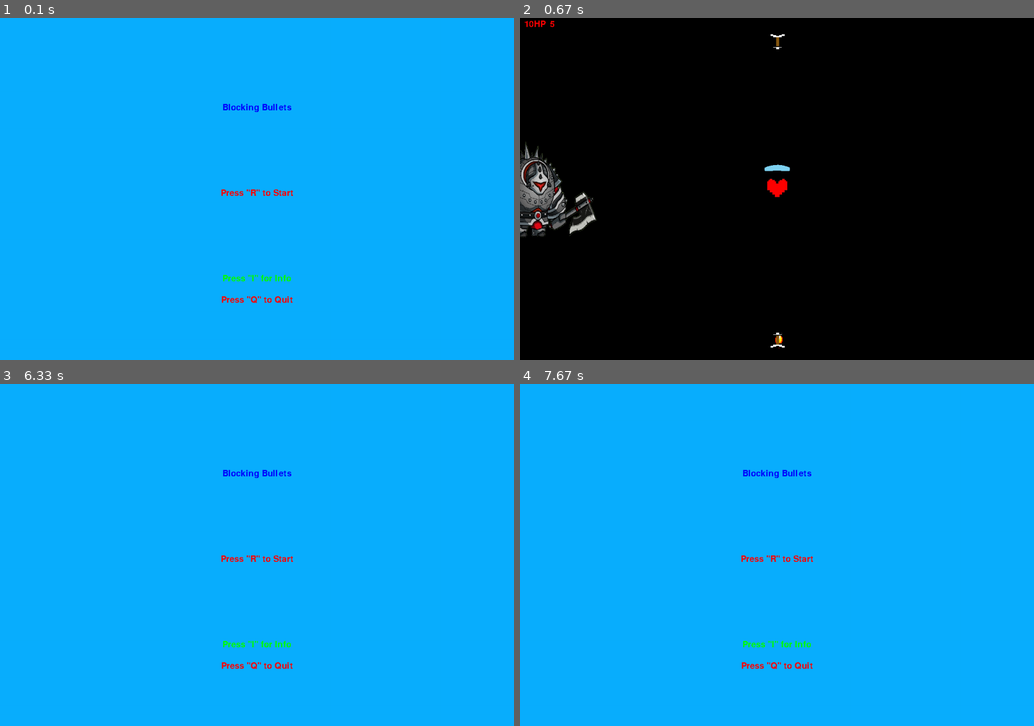
Above: before the commit, frames 1-4 (two rows, left to right).
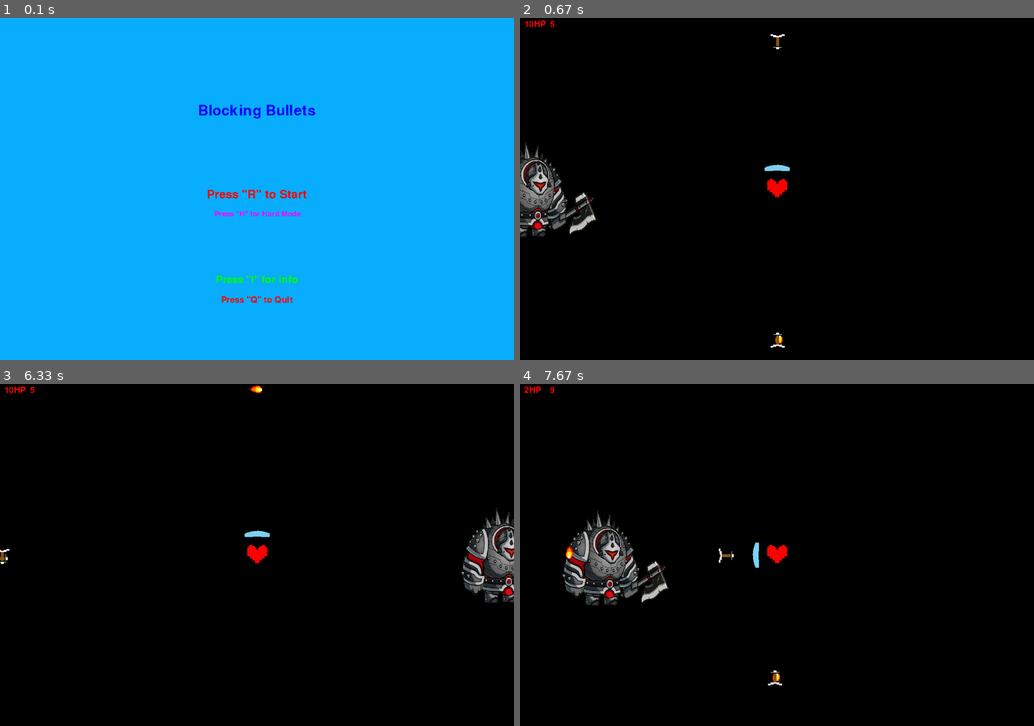
Above: after the commit, the same moments.

Repository: Jonserino/PyGame-Bullet-Hell
Game: pygame game, started from Main2.py
Two runs of this game, one before a commit and one after it. Both use one fixed random seed, a clock stepped at 60 frames per second and the inputs below.
Inputs:
- Up to frame 1 (0.1 s): no input
- Up to frame 2 (0.67 s): hold R from 0.33 s (still down)
- Up to frame 3 (6.33 s): release R at 0.8 s; hold Right 0.83-1.3 s; hold Up 1.33-1.63 s; hold Right 1.67-2.13 s; hold Left 2.17-2.7 s; hold Down 2.73-3.03 s; hold Left 3.07-3.47 s; hold Up 3.5-3.87 s; hold Right 3.9-4.53 s; hold Down 4.57-4.93 s; hold Left 4.97-5.43 s; tap F at 5.97 s; hold H from 6.3 s (still down)
- Up to frame 4 (7.67 s): release H at 6.6 s; hold Right 6.97-7.43 s; hold Left from 7.47 s (still down)

The runs differ from the first frame. In frame 1, 1.1% of the frame differs, in the area x 38-62%, y 25-78%; in frame 2, nothing differs; in frame 3, 100%, in the area x 0-100%, y 0-100%; in frame 4, 100%.

Commit message:
Firewall Animation
Trying to make an animated firewall for the game over screen. Not working as of yet.

Diff:
--- a/Main2.py
+++ b/Main2.py
@@ -11,6 +11,7 @@
 gray = (127.5, 127.5, 127.5)
 light_gray = (175, 175, 175)
 red = (255, 0, 0)
+purple = (255, 0, 255)
 green = (0, 255, 0)
 blue = (0, 0, 255)
 light_blue = (10, 175, 255)
@@ -21,7 +22,12 @@
         pg.init()
 
 
+        self.comic_sans25 = pg.font.SysFont("Comic Sams MS", 25)
         self.comic_sans30 = pg.font.SysFont("Comic Sams MS", 30)
+        self.comic_sans35 = pg.font.SysFont("Comic Sams MS", 35)
+        self.comic_sans40 = pg.font.SysFont("Comic Sams MS", 40)
+        self.comic_sans45 = pg.font.SysFont("Comic Sams MS", 45)
+        self.comic_sans50 = pg.font.SysFont("Comic Sams MS", 50)
 
         self.screen = pg.display.set_mode((width, height), pg.FULLSCREEN)
         self.clock = pg.time.Clock()
@@ -32,9 +38,15 @@
 
     def new(self):
         self.all_sprites = pg.sprite.Group()
+        self.moving_sprites = pg.sprite.Group()
+
         self.enemies = pg.sprite.Group()
+        self.arrows = pg.sprite.Group()
         self.fireballs = pg.sprite.Group()
-        self.arrows = pg.sprite.Group()
+
+        self.firewall = pg.sprite.Group()
+        self.all_sprites.add(self.firewall)
+        self.moving_sprites.add(self.firewall)
 
         self.my_player = Player()
         self.all_sprites.add(self.my_player)
@@ -49,6 +61,34 @@
 
 
         self.run()
+
+    def newhard(self):
+        self.all_sprites = pg.sprite.Group()
+
+        self.moving_sprites = pg.sprite.Group()
+        self.firewall1 = Firewall(self, 600, 800)
+        self.firewall2 = Firewall(self, 0, 800)
+        self.firewall3 = Firewall(self, 1200, 800)
+        self.moving_sprites.add(self.firewall1, self.firewall2, self.firewall3)
+
+        self.enemies = pg.sprite.Group()
+        self.arrows = pg.sprite.Group()
+        self.fireballs = pg.sprite.Group()
+        self.firewalls = pg.sprite.Group()
+
+        self.my_player = Player()
+        self.all_sprites.add(self.my_player)
+
+        self.my_shield = Shield(self.my_player)
+        self.all_sprites.add(self.my_shield)
+
+        self.difficulty = 6
+        self.difficulty_amount = 20
+        self.increase_difficulty = False
+        self.points = 0
+
+
+        self.runhard()
 
     def run(self):
         self.playing = True
@@ -59,6 +99,16 @@
             self.draw()
 
         self.new()
+
+    def runhard(self):
+        self.playing = True
+        while self.playing: # Game Loop
+            self.clock.tick(fps)
+            self.events()
+            self.update()
+            self.draw()
+
+        self.newhard()
 
     def events(self):
         for event in pg.event.get():
@@ -159,6 +209,9 @@
                 if event.type == pg.KEYDOWN:
                     if event.key == pg.K_r:
                         self.new()
+                if event.type == pg.KEYDOWN:
+                    if event.key == pg.K_h:
+                        self.newhard()
 
                 if event.type == pg.KEYDOWN:
                     if event.key == pg.K_i:
@@ -167,21 +220,23 @@
             self.screen.fill(light_blue)
 
 
-            self.text_title = self.comic_sans30.render('Blocking Bullets', False, blue)
-            self.text_start = self.comic_sans30.render('Press "R" to Start', False, red)
-            self.text_info = self.comic_sans30.render('Press "I" for Info', False, green)
+            self.text_title = self.comic_sans50.render('Blocking Bullets', False, blue)
+            self.text_start = self.comic_sans40.render('Press "R" to Start', False, red)
+            self.text_hard = self.comic_sans25.render('Press "H" for Hard Mode', False, purple)
+            self.text_info = self.comic_sans35.render('Press "I" for Info', False, green)
             self.text_quit = self.comic_sans30.render('Press "Q" to Quit', False, red)
 
             self.screen.blit(self.text_title, ((width/2) - (self.text_title.get_width()/2), 200))
             self.screen.blit(self.text_start, ((width/2) - (self.text_start.get_width()/2), 400))
+            self.screen.blit(self.text_hard, ((width/2) - (self.text_quit.get_width()/1.70), 450))
             self.screen.blit(self.text_info, ((width/2) - (self.text_info.get_width()/2), 600))
             self.screen.blit(self.text_quit, ((width/2) - (self.text_quit.get_width()/2), 650))
 
             pg.display.update()
 
     def info(self):
-        self.info = True
-        while self.info:
+        self.information = True
+        while self.information:
             self.clock.tick(0)
 
             for event in pg.event.get():
@@ -201,7 +256,7 @@
 
             self.screen.fill(dark_green)
 
-            self.text_info = self.comic_sans30.render('Info:', False, green)
+            self.text_info = self.comic_sans40.render('Info:', False, green)
             self.text_controls = self.comic_sans30.render('Controls:', False, green)
             self.text_arrows = self.comic_sans30.render('"Arrow Keys to move the Shield"', False, green)
             self.text_goal = self.comic_sans30.render('Goal:', False, green)
@@ -219,9 +274,6 @@
 
             pg.display.update()
 
-
-
-
     def game_over(self):
         self.gameover = True
         while self.gameover:
@@ -245,6 +297,9 @@
 
             self.screen.fill(black)
 
+            self.moving_sprites.draw(self.screen)
+            self.moving_sprites.update()
+
             self.text_you_died = self.comic_sans30.render('You Died', False, red)
             self.text_restart = self.comic_sans30.render('Press "R" to Restart', False, red)
             self.text_start = self.comic_sans30.render('Press "F" to go to the Start Screen', False, red)
--- a/Sprites.py
+++ b/Sprites.py
@@ -19,6 +19,10 @@
 arrow_image_down = pg.image.load("arrow_down.png")
 arrow_image_left = pg.image.load("arrow_left.png")
 arrow_image_right = pg.image.load("arrow_right.png")
+firewall_image_1 = pg.image.load("firewall_1.png")
+firewall_image_2 = pg.image.load("firewall_2.png")
+firewall_image_3 = pg.image.load("firewall_3.png")
+
 
 
 class Player(pg.sprite.Sprite):
@@ -251,6 +255,30 @@
 
         self.rect.center = self.pos
 
+class Firewall(pg.sprite.Sprite):
+
+    def __init__(self, game, x ,y):
+        pg.sprite.Sprite.__init__(self)
+        self.game = game
+        self.sprites = []
+        self.sprites.append(pg.image.load("firewall_1.png"))
+        self.sprites.append(pg.image.load("firewall_2.png"))
+        self.sprites.append(pg.image.load("firewall_3.png"))
+        self.current_sprite = 0
+        self.image = self.sprites[self.current_sprite]
+        self.image = pg.transform.scale(self.image, (1200, 400))
+
+        self.rect = self.image.get_rect()
+        self.rect.center = vec(x,y)
+
+    def update(self):
+        self.current_sprite += 1
+
+        if self.current_sprite >= len(self.sprites):
+            self.current_sprite = 0
+
+        self.image = self.sprites[self.current_sprite]
+
 '''
 class Grass(pg.sprite.Sprite):
     def __init__(self, game):
Binary file added: firewall_1.png
Binary file added: firewall_2.png
Binary file added: firewall_3.png
